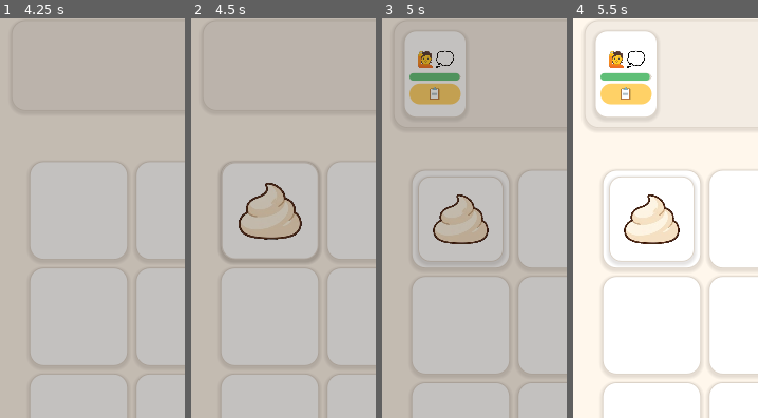
Above: before the commit, frames 1-4 (left to right).
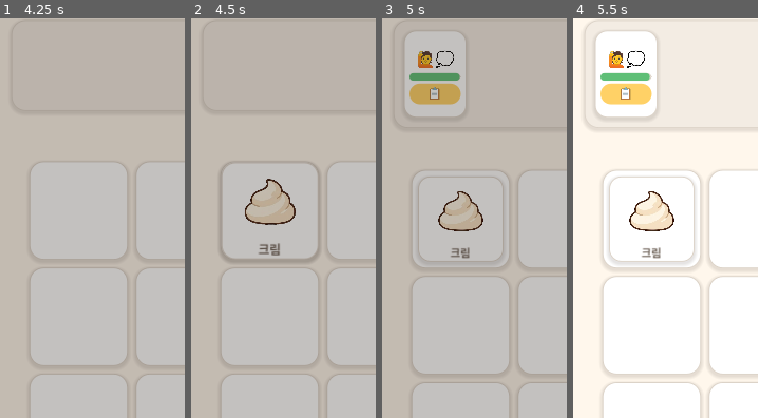
Above: after the commit, the same moments.

Repository: yellyB/game-slot-kitchen
Game: Godot game, scene res://scenes/Main.tscn
Same seed, same stepped clock (60 frames per second), same inputs: the game is played once before the commit and once after it. Sound files missing from this copy of the repository are replaced by a short silence.
Inputs:
- Up to frame 1 (4.25 s): click "시작" at 0.5 s; click "돈+10만" at 1.25 s; click "돈-5만" at 2 s; click "손님내보냄" at 2.75 s; click "🏬" at 3.5 s
- Up to frame 2 (4.5 s): click "🗑️" at 4.25 s
- Up to frame 3 (5 s): no input
- Up to frame 4 (5.5 s): click "📋" at 5 s
The pictures show only the part of the screen within x 0-50%, y 16-66%; the shares and areas given below are measured in that part.

Frame 1 is identical in both runs. In frame 2, 2.2% of the frame differs, in the area x 25-60%, y 40-60%; in frame 3, 1.7%; in frame 4, 2.5%, in the area x 27-58%, y 43-61%.

Commit message:
재료 카드에 아이콘 아래 재료 이름 표시
IngredientCard._build_content: 아이콘(EXPAND) + 하단 이름 라벨(11pt) VBox.

Co-Authored-By: Claude Opus 4.8 (1M context) <noreply@anthropic.com>

Diff:
--- a/scripts/ingredient_card.gd
+++ b/scripts/ingredient_card.gd
@@ -19,5 +19,18 @@
 	return Ingredients.icon_node(ing_id, 44)
 
 func _build_content() -> void:
-	# 인포그래픽 우선 — 아이콘만(이름 텍스트 없음). 손그림 있으면 텍스처, 없으면 이모지. [[infographic-not-text]]
-	add_child(Ingredients.icon_node(ing_id, 48))
+	# 아이콘 + 아래 재료 이름.
+	var v := VBoxContainer.new()
+	v.mouse_filter = Control.MOUSE_FILTER_IGNORE
+	v.alignment = BoxContainer.ALIGNMENT_CENTER
+	v.add_theme_constant_override("separation", 0)
+	add_child(v)
+
+	var icon := Ingredients.icon_node(ing_id, 40)
+	icon.size_flags_vertical = Control.SIZE_EXPAND_FILL
+	v.add_child(icon)
+
+	var name_lbl := UI.label(str(Ingredients.get_def(ing_id).get("name", "")), 11, Palette.COCOA_600)
+	name_lbl.horizontal_alignment = HORIZONTAL_ALIGNMENT_CENTER
+	name_lbl.mouse_filter = Control.MOUSE_FILTER_IGNORE
+	v.add_child(name_lbl)
